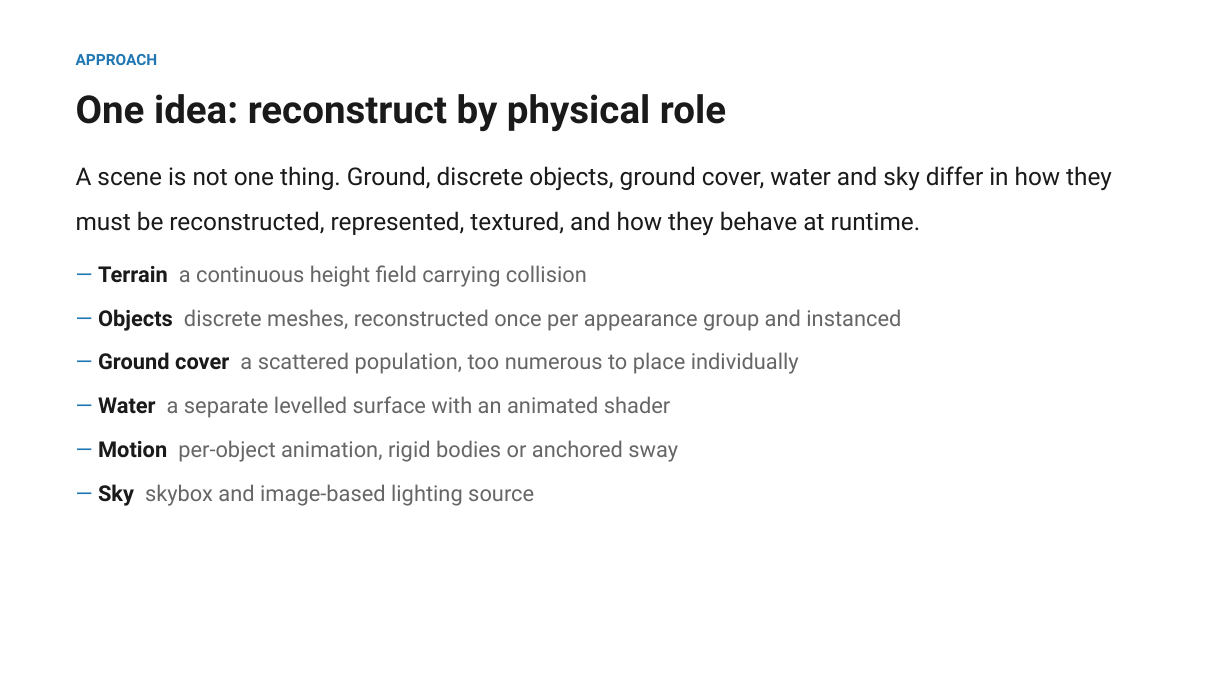
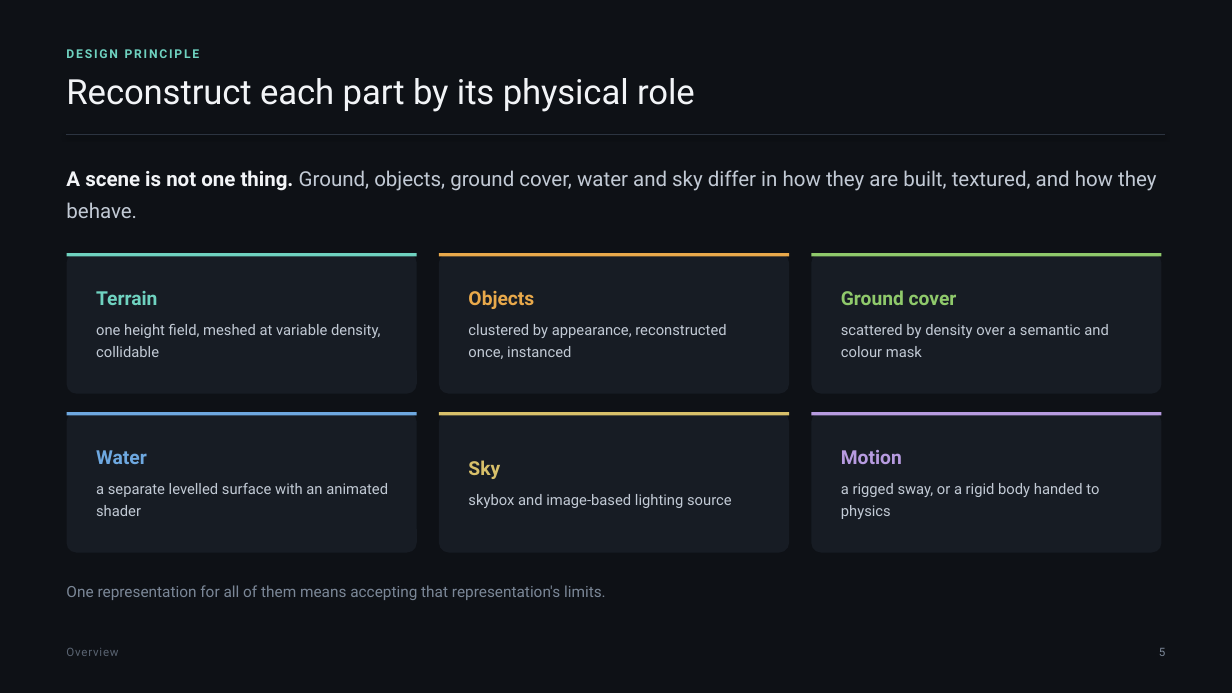
Before and after one commit to Yuropa/Into-Frame, a slide deck: slide 5 of report/Into-Frame-slides.pptx. Drawn at 1232x693 pixels with LibreOffice and Linux fonts; fonts in the diff are those of the drawing. Boxes give left, top, right and bottom in pixels: in the first picture for what was removed or moved away, otherwise in the second. Text is boxed around its words. In the diff, an @@ line names an element or a change of style, - is before the commit and + after.

```diff
--- a/report/Into-Frame-slides.pptx
+++ b/report/Into-Frame-slides.pptx
@@ rectangle added at (0, 0, 1232, 693), fill #0E1116 @@
@@ text added at (66, 49, 200, 58), 9.5 pt, text #6FD2C0, bold @@
+DESIGN PRINCIPLE
@@ text removed at (76, 54, 158, 65) @@
-APPROACH
@@ text at (66, 78, 695, 112): text changed; size 30 to 27 pt; text colour #1A1A1A to #F2F4F7; bold off @@
-One idea: reconstruct by physical role
+Reconstruct each part by its physical role
@@ line added from (67, 135) to (1165, 135), #2C3440 0.75 pt @@
@@ text at (66, 170, 1156, 218): text changed; size 19 to 16 pt; text colour #1A1A1A to #C2CAD5 @@
-A scene is not one thing. Ground, discrete objects, ground cover, water and sky differ in how they
-must be reconstructed, represented, textured, and how they behave at runtime.
+A scene is not one thing. Ground, objects, ground cover, water and sky differ in how they are built, textured, and how they behave.
@@ rounded rectangle added at (67, 253, 417, 394), fill #171C24 @@
@@ rectangle added at (67, 253, 417, 257), fill #6FD2C0 @@
@@ text removed at (98, 265, 901, 506) @@
-— Terrain a continuous height field carrying collision
-— Objects discrete meshes, reconstructed once per appearance group and instanced
-— Ground cover a scattered population, too numerous to place individually
-— Water a separate levelled surface with an animated shader
-— Motion per-object animation, rigid bodies or anchored sway
-— Sky skybox and image-based lighting source
@@ rounded rectangle added at (439, 253, 789, 394), fill #171C24 @@
@@ rectangle added at (439, 253, 789, 257), fill #E9A94B @@
@@ rounded rectangle added at (811, 253, 1162, 394), fill #171C24 @@
@@ rectangle added at (811, 253, 1162, 257), fill #8FC96B @@
@@ text added at (96, 291, 380, 357), 11.5 pt, text #C2CAD5 @@
+Terrain
+one height field, meshed at variable density, collidable
@@ text added at (468, 290, 726, 359), 11.5 pt, text #C2CAD5 @@
+Objects
+clustered by appearance, reconstructed once, instanced
@@ text added at (841, 290, 1109, 357), 11.5 pt, text #C2CAD5 @@
+Ground cover
+scattered by density over a semantic and colour mask
@@ rounded rectangle added at (67, 412, 417, 553), fill #171C24 @@
@@ rectangle added at (67, 412, 417, 416), fill #6EA8E0 @@
@@ rounded rectangle added at (439, 412, 789, 553), fill #171C24 @@
@@ rectangle added at (439, 412, 789, 416), fill #D8C06A @@
@@ rounded rectangle added at (811, 412, 1162, 553), fill #171C24 @@
@@ rectangle added at (811, 412, 1162, 416), fill #B79BE0 @@
@@ text added at (96, 450, 388, 516), 11.5 pt, text #C2CAD5 @@
+Water
+a separate levelled surface with an animated shader
@@ text added at (468, 460, 732, 508), 11.5 pt, text #C2CAD5 @@
+Sky
+skybox and image-based lighting source
@@ text added at (841, 450, 1099, 519), 11.5 pt, text #C2CAD5 @@
+Motion
+a rigged sway, or a rigid body handed to physics
@@ text added at (66, 585, 606, 600), 12 pt, text #7B8797 @@
+One representation for all of them means accepting that representation's limits.
@@ text added at (66, 648, 118, 656), 9 pt, text #5A6472 @@
+Overview
@@ text added at (1159, 648, 1166, 656), 9 pt, text #7B8797 @@
+5
```
Also in this commit, not shown: 2 other slides changed, 18 slides added, 17 slides removed, 4 other files.
